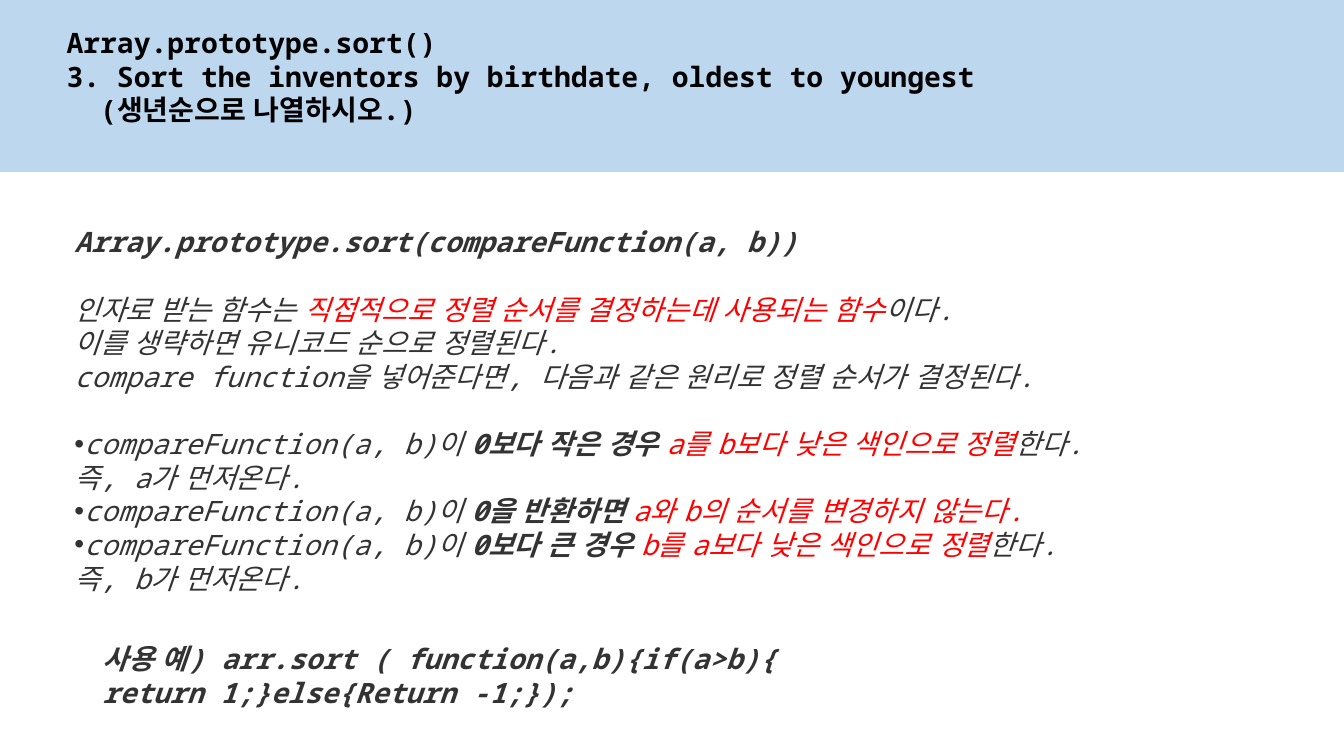
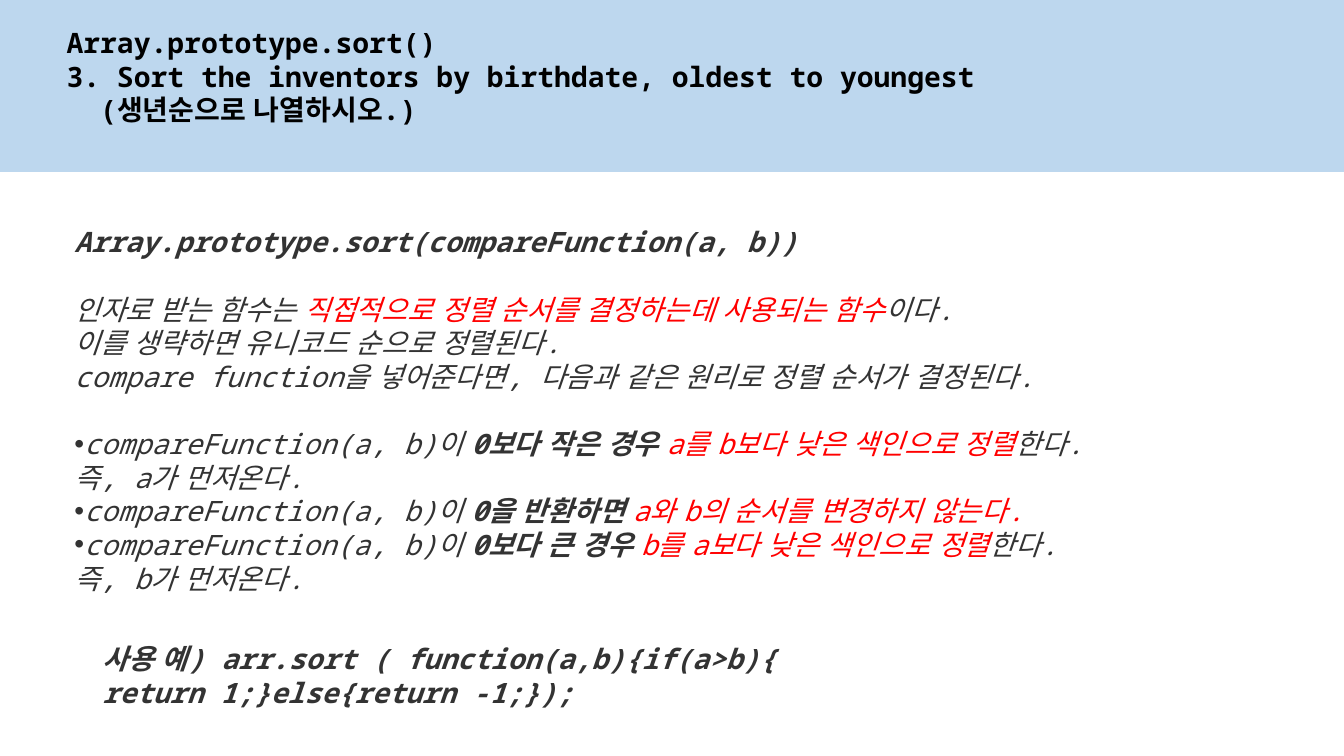
Before and after one commit to lsh58/Javascript, a slide deck: slide 4 of study/JavaScript30-master/Js30_04.pptx. Drawn at 1344x756 pixels with LibreOffice and Linux fonts; fonts in the diff are those of the drawing. Boxes give left, top, right and bottom in pixels: in the first picture for what was removed or moved away, otherwise in the second. Text is boxed around its words. In the diff, an @@ line names an element or a change of style, - is before the commit and + after.

```diff
--- a/study/JavaScript30-master/Js30_04.pptx
+++ b/study/JavaScript30-master/Js30_04.pptx
@@ text at box(103, 681, 573, 708): text changed @@
-return 1;}else{Return -1;});
+return 1;}else{return -1;});
```
Also in this commit, not shown: 3 other slides changed, 10 other files.
